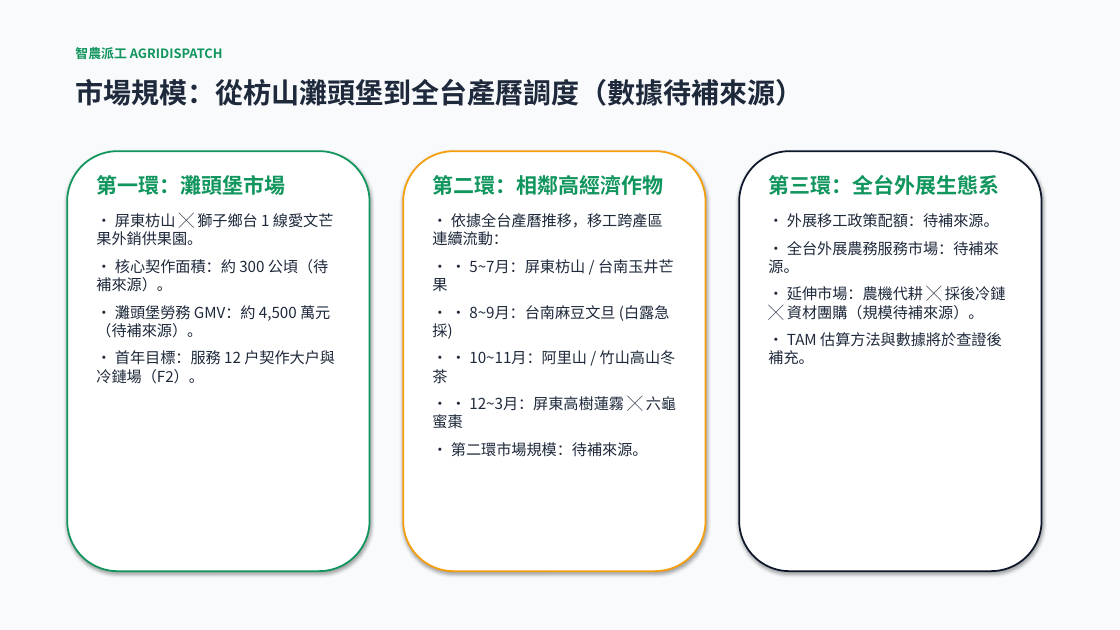
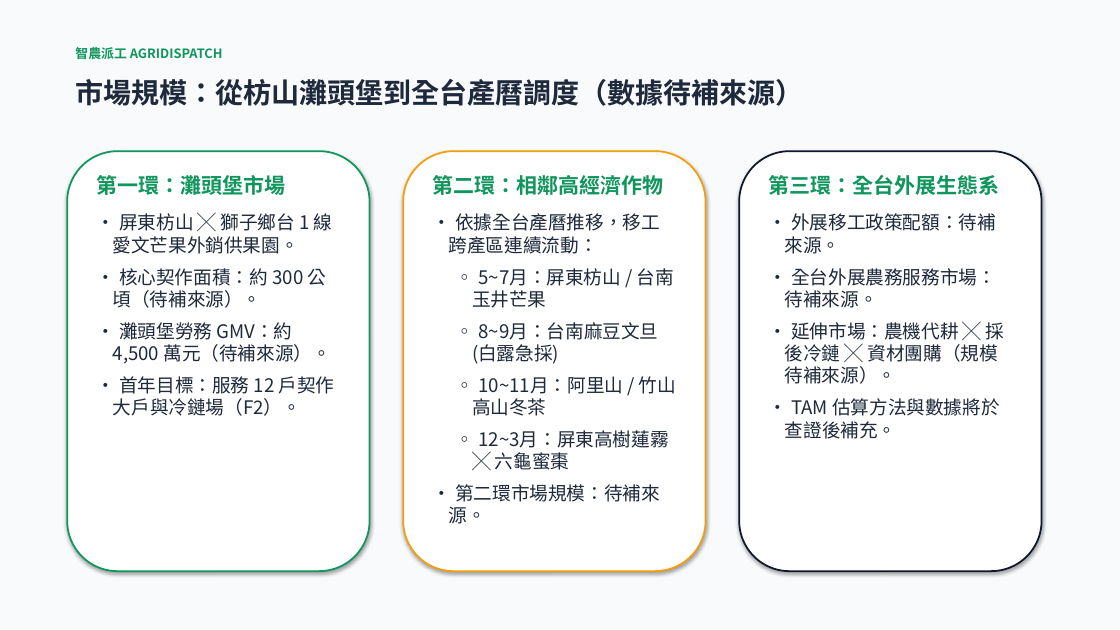
Before and after one commit to xx8888x/agridispatch, a slide deck: slide 5 of 06_簡報與路演Pitch/02_智農派工_Demo簡報_加速器Pitch.pptx. Drawn at 1120x630 pixels with LibreOffice and Linux fonts; fonts in the diff are those of the drawing. Boxes give left, top, right and bottom in pixels: in the first picture for what was removed or moved away, otherwise in the second. Text is boxed around its words. In the diff, an @@ line names an element or a change of style, - is before the commit and + after.

```diff
--- a/06_簡報與路演Pitch/02_智農派工_Demo簡報_加速器Pitch.pptx
+++ b/06_簡報與路演Pitch/02_智農派工_Demo簡報_加速器Pitch.pptx
@@ text at (x1=113, y1=213, x2=335, y2=416): size 13 to 16 pt; indent changed @@
@@ text at (x1=449, y1=213, x2=660, y2=524): size 13 to 16 pt in "• 依據全台產曆推移，移工跨產區連續流動：", "• 第二環市場規模：待補來源。"; indent changed @@
@@ text at (x1=785, y1=213, x2=1005, y2=439): size 13 to 16 pt in "• 外展移工政策配額：待補來源。", "• 全台外展農務服務市場：待補來源。", "• 延伸市場：農機代耕 ╳ 採後冷鏈 ╳ 資材團購（規模待補來源）。", "• TAM 估算方法與數據將於查證後補充。"; indent changed @@
@@ text at (x1=472, y1=268, x2=676, y2=470): text changed; size 13 to 16 pt @@
-• • 5~7月：屏東枋山 / 台南玉井芒果
-• • 8~9月：台南麻豆文旦 (白露急採)
-• • 10~11月：阿里山 / 竹山高山冬茶
-• • 12~3月：屏東高樹蓮霧 ╳ 六龜蜜棗
+◦ 5~7月：屏東枋山 / 台南玉井芒果
+◦ 8~9月：台南麻豆文旦 (白露急採)
+◦ 10~11月：阿里山 / 竹山高山冬茶
+◦ 12~3月：屏東高樹蓮霧 ╳ 六龜蜜棗
```
Also in this commit, not shown: 8 other slides changed, 3 other files.
